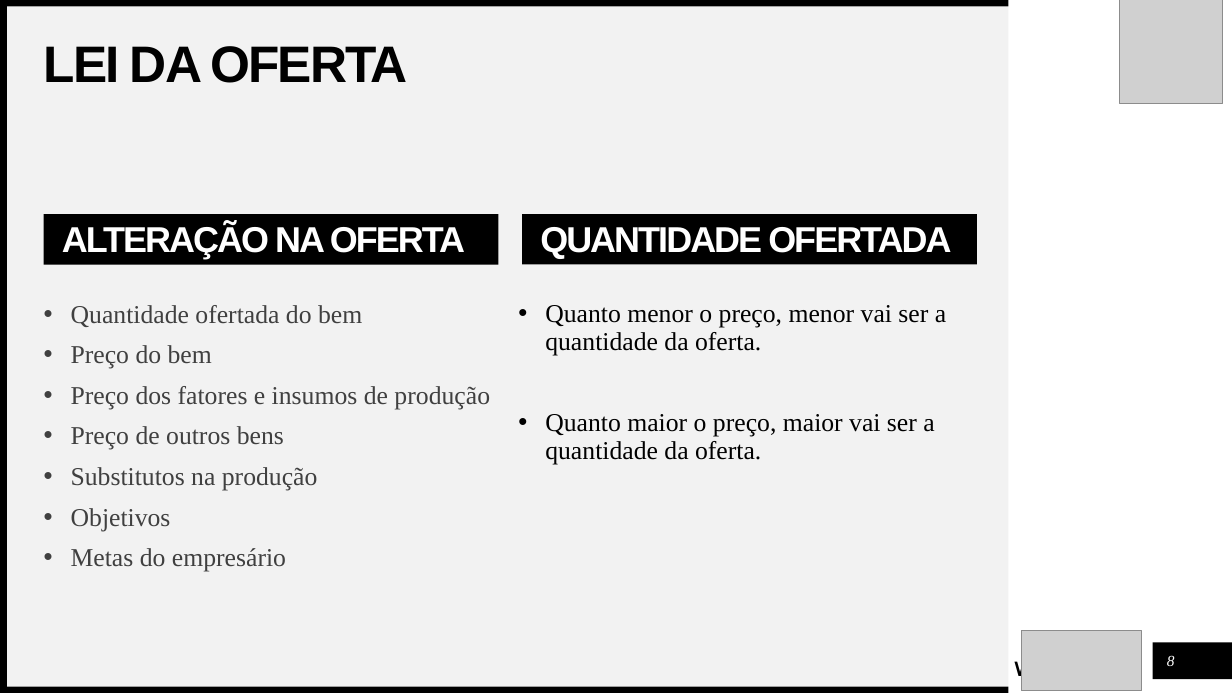
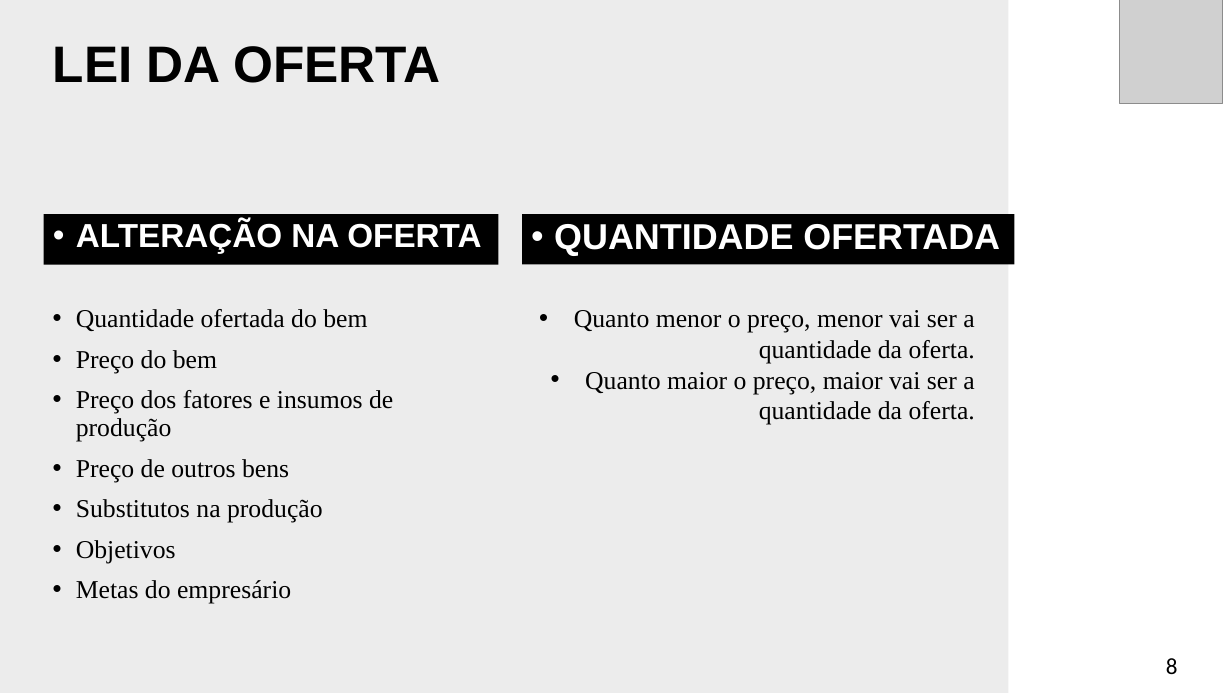
Before and after one commit to LuizMartendal/bcc-furb, a slide deck: slide 8 of 3° semestre/Fundamentos da Economia/Seminário/LEI DA OFERTA.pptx. Drawn at 1232x693 pixels with LibreOffice and Linux fonts; fonts in the diff are those of the drawing; grey boxes stand for pictures. Boxes give left, top, right and bottom in pixels: in the first picture for what was removed or moved away, otherwise in the second. Text is boxed around its words. In the diff, an @@ line names an element or a change of style, - is before the commit and + after.

```diff
--- a/3° semestre/Fundamentos da Economia/Seminário/LEI DA OFERTA.pptx
+++ b/3° semestre/Fundamentos da Economia/Seminário/LEI DA OFERTA.pptx
@@ rectangle removed at box(0, 0, 1008, 6) @@
@@ rectangle removed at box(0, 3, 8, 693) @@
@@ rectangle added at box(0, 0, 1008, 693), fill #ECECEC @@
@@ rectangle removed at box(7, 6, 1009, 687) @@
@@ title "LEI DA OFERTA" at box(53, 46, 440, 83): letter spacing -1.5 to 0 pt @@
@@ rectangle "ALTERAÇÃO NA OFERTA" at box(43, 214, 498, 265): size 28 to 25.9 pt, letter spacing -1.5 to 0 pt; bullet none to •; vertical alignment middle to top; text to rectangle @@
@@ rectangle "QUANTIDADE OFERTADA": place and size @@
-rectangle "QUANTIDADE OFERTADA" at box(522, 214, 977, 264)
+rectangle "QUANTIDADE OFERTADA" at box(522, 214, 1015, 264)
@@ rectangle "QUANTIDADE OFERTADA" at box(522, 214, 1015, 264): letter spacing -1.5 to 0 pt; bullet none to •; vertical alignment middle to top; text to rectangle @@
@@ text "Quanto menor o preço, menor ...": place and size @@
-text "Quanto menor o preço, menor ..." at box(545, 305, 946, 465)
+text "Quanto menor o preço, menor ..." at box(574, 310, 975, 425)
@@ text "Quanto menor o preço, menor ..." at box(574, 310, 975, 425): alignment left to right; indent changed; line spacing 0.9 to 1; less space between paragraphs; vertical alignment top to middle @@
@@ text "Quantidade ofertada do bem" at box(76, 309, 393, 604): text colour #404040 to #000000; indent changed @@
@@ text removed at box(1014, 641, 1143, 682) @@
-BANCO WOODGROVE
@@ picture removed at box(1021, 630, 1141, 690) @@
@@ rectangle removed at box(1153, 642, 1232, 679) @@
@@ page number at box(1166, 658, 1178, 674): size 12 to 18 pt, font Times New Roman to Calibri, text colour #FFFFFF to #000000, italic off; alignment centre to left; vertical alignment middle to top @@
@@ rectangle removed at box(0, 687, 1008, 693) @@
```
Also in this commit, not shown: 10 other slides changed, 1 slide added, 1 slide removed, 7 other files.
